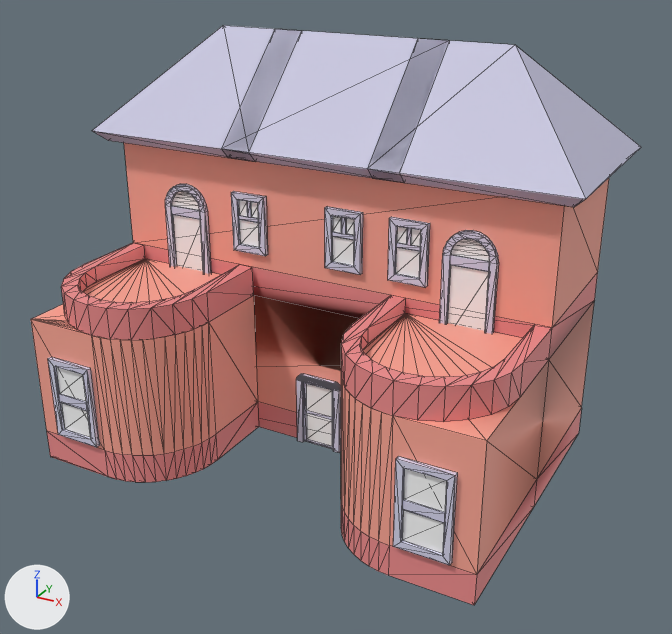
The FBX model Assets/Decoration/building2.fbx: old version first, new version second.
The view is the same before and after, from a 50 mm lens placed at (1.73, -5.24, 3.35), pointed at (-0.86, -0.53, 0.99). Every picture has the same lights, and +X, +Y and +Z are marked at lower left. Mesh edges are drawn as thin lines. Where no turn or scale is listed for an object, it has been applied to the vertices. Vertices at the same position are counted once.

Objects in the first picture: 'mergedBlocks'.
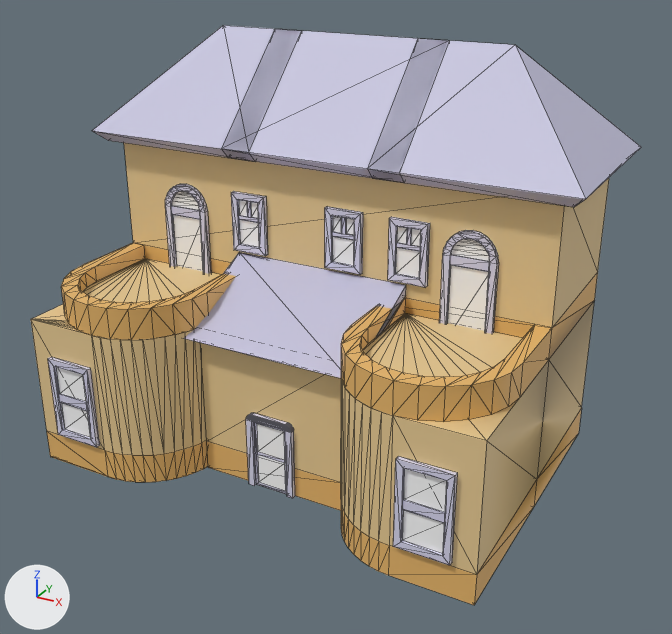
Where the change shows, as pixel boxes (x1, y1, x2, y2) in the pictures (672 x 634 px; the box of a moved part takes in the faces that stretch with it):
'mergedBlocks', recoloured, reshaped: (31, 25, 641, 605) in both
part 1 of me_mesh, moved or reshaped: before (296, 374, 341, 453); after (246, 413, 295, 498)
part 2 of me_mesh, added: after (184, 252, 406, 378)
part 3 of me_mesh, built on: before (218, 402, 259, 459); after (200, 343, 341, 511)

The change, as a diff of the scene's bpy script:
```diff
--- a/Assets/Decoration/building2.fbx.py
+++ b/Assets/Decoration/building2.fbx.py
@@ mat_bricks @@
 mat_bricks = principled_material('bricks')
-mat_bricks.base_color = (1.0, 0.392, 0.306)  # pink #ffa896
+mat_bricks.base_color = (0.82, 0.604, 0.296)  # beige #eacc94
 mat_bricks.roughness = 0.553
@@ mat_bricksdark @@
 mat_bricksdark = principled_material('bricksDark')
-mat_bricksdark.base_color = (0.878, 0.271, 0.271)  # pink #f18e8e
+mat_bricksdark.base_color = (0.816, 0.475, 0.146)  # orange #e9b76b
 mat_bricksdark.roughness = 0.553
@@ me_mesh @@
 # used by ob_mergedblocks; location = (0.0, 0.0, 0.0)
-me_mesh.from_pydata(...)  # 604 vertices, 1146 faces; spans x -2.64..0.64, y -1.53..0.64, z 0.0..2.64
+me_mesh.from_pydata(...)  # 626 vertices, 1190 faces; spans x -2.64..0.64, y -1.53..0.64, z 0.0..2.64
+# me_mesh part 1: the loose piece of 72 vertices spanning x -1.16..-0.84, y -0.53..-0.5, z 0.0..0.51 is moved by (0.0, -0.6, 0.0)
+# me_mesh part 2: a new loose piece of 14 vertices spanning x -1.6..-0.4, y -1.21..-0.5, z 0.93..1.29
+# me_mesh part 3
+# 4 faces are deleted
+# 3 vertices are added at (-1.5, -1.1, 0.2), (-1.5, -0.5, 0.2), (-1.5, -0.5, 0.0)
+# 5 new vertices lie (0.0, -0.6, 0.0) away from vertices in x -1.5..-0.5, y -0.5, z 0.0..1.0
+# 10 new faces join them, mat_bricks (beige #eacc94)
+# 14 new faces join them, mat_bricksdark (orange #e9b76b)
 me_mesh.materials.append(mat_bricks)
```
